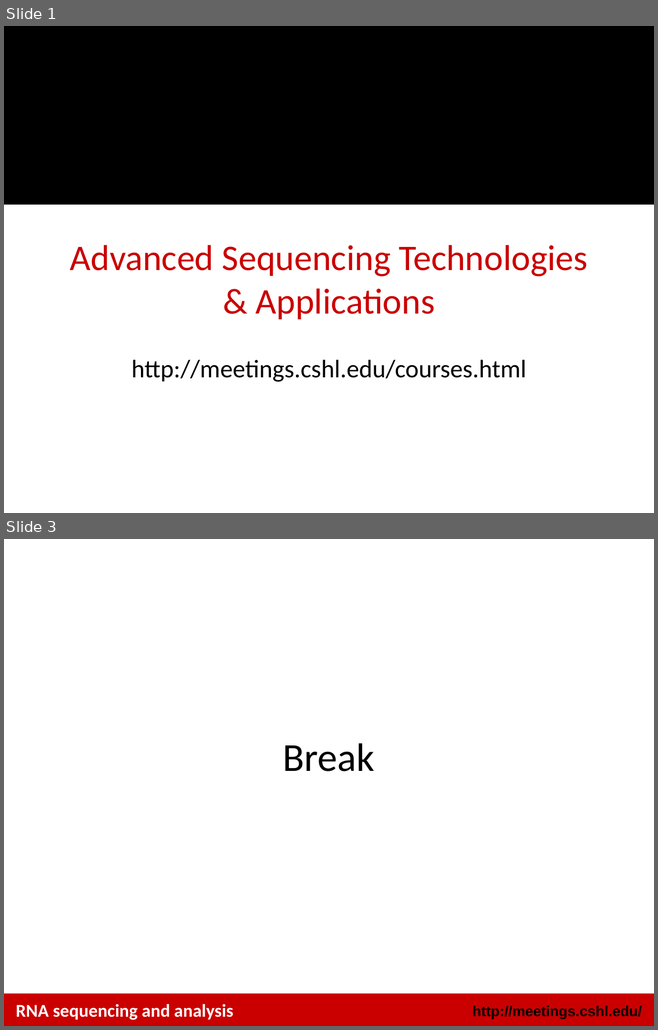
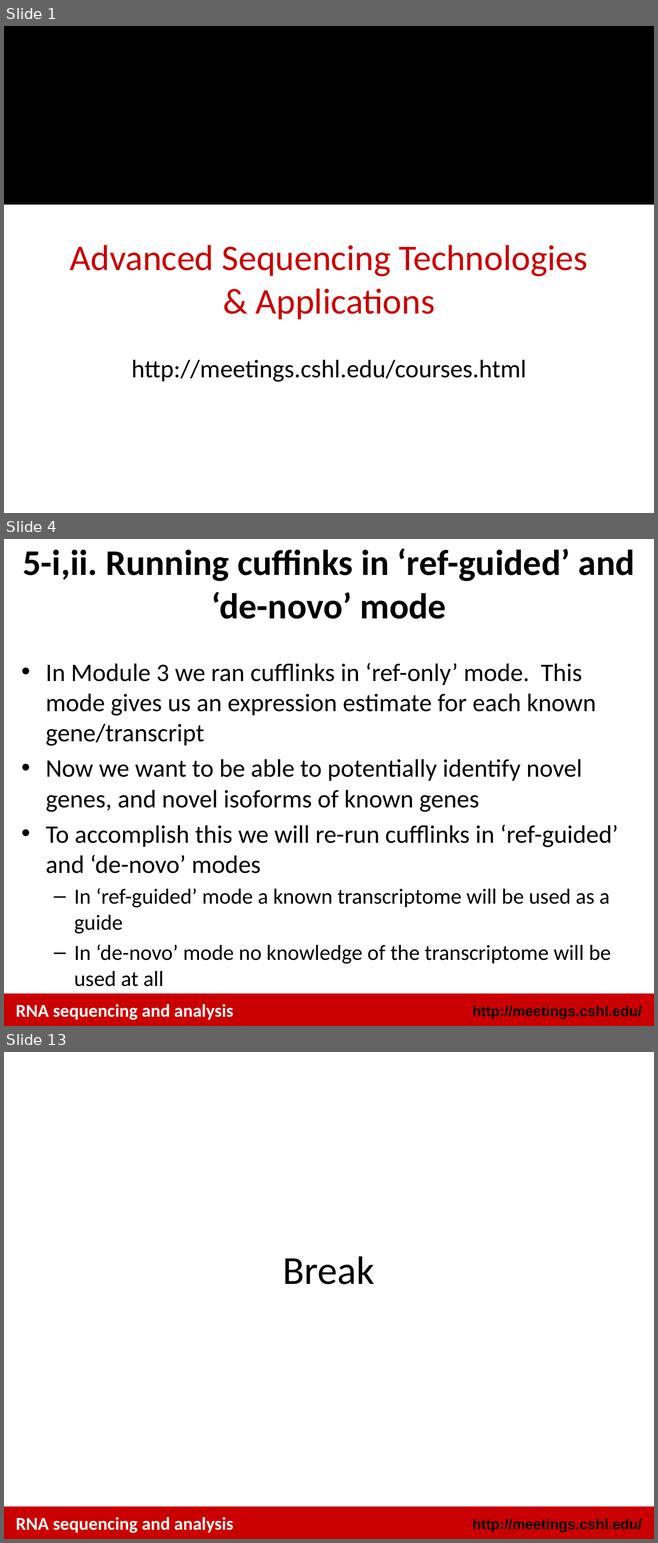
Before and after one commit to griffithlab/rnaseq_tutorial_wiki, a slide deck: LectureFiles/cshl/2016/RNASeq_Module4_Tutorial.pptx. Shown one above the other, each under a label of ours: slides 1 and 3 before the commit, slides 1, 4 and 13 after it; the slides between them are not shown. The pictures are 658x1030 and 658x1543 pixels, drawn with LibreOffice and Linux fonts; fonts in the diff are those of the drawing; background and template pictures are left out. Boxes give left, top, right and bottom in pixels: in the first picture for what was removed or moved away, otherwise in the second. Text is boxed around its words. In the diff, an @@ line names an element or a change of style, - is before the commit and + after.

Commit message:
first rought update to module 4 lectures

```diff
--- a/LectureFiles/cshl/2016/RNASeq_Module4_Tutorial.pptx
+++ b/LectureFiles/cshl/2016/RNASeq_Module4_Tutorial.pptx
@@ slide 4 added at (4, 539, 654, 1026), background #FFFFFF; not listed: 2 template elements that a slide beside it also shows @@
@@ title added at (23, 548, 634, 619), 40 pt, text #000000, bold @@
+5-i,ii. Running cuffinks in ‘ref-guided’ and ‘de-novo’ mode
@@ text added at (46, 663, 618, 987), 28 pt, text #000000 @@
+• In Module 3 we ran cufflinks in ‘ref-only’ mode. This mode gives us an expression estimate for each known gene/transcript
+• Now we want to be able to potentially identify novel genes, and novel isoforms of known genes
+• To accomplish this we will re-run cufflinks in ‘ref-guided’ and ‘de-novo’ modes
+  – In ‘ref-guided’ mode a known transcriptome will be used as a guide
+  – In ‘de-novo’ mode no knowledge of the transcriptome will be used at all
@@ text added at (16, 1004, 233, 1020), 20 pt, text #FFFFFF, bold @@
+RNA sequencing and analysis
@@ what was slide 3 is now slide 13 @@
```
Also in this commit, not shown: 1 slide changed, 9 other slides added, 5 other files.
